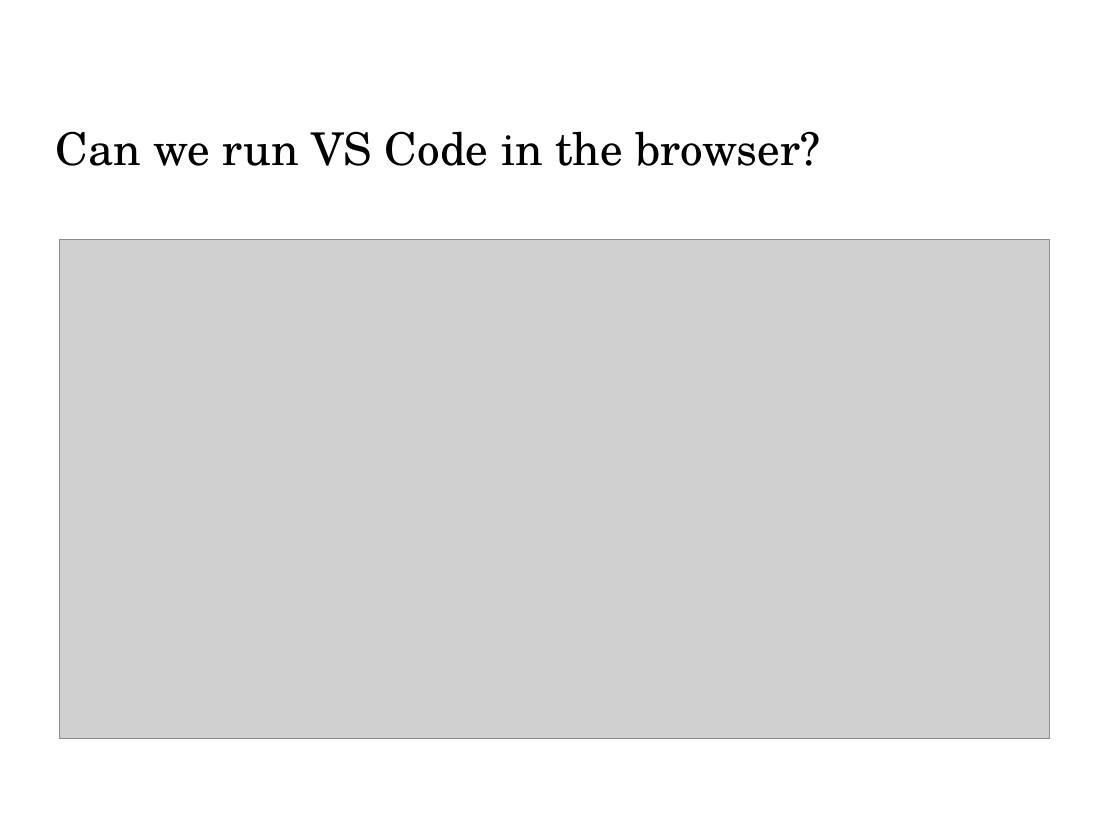
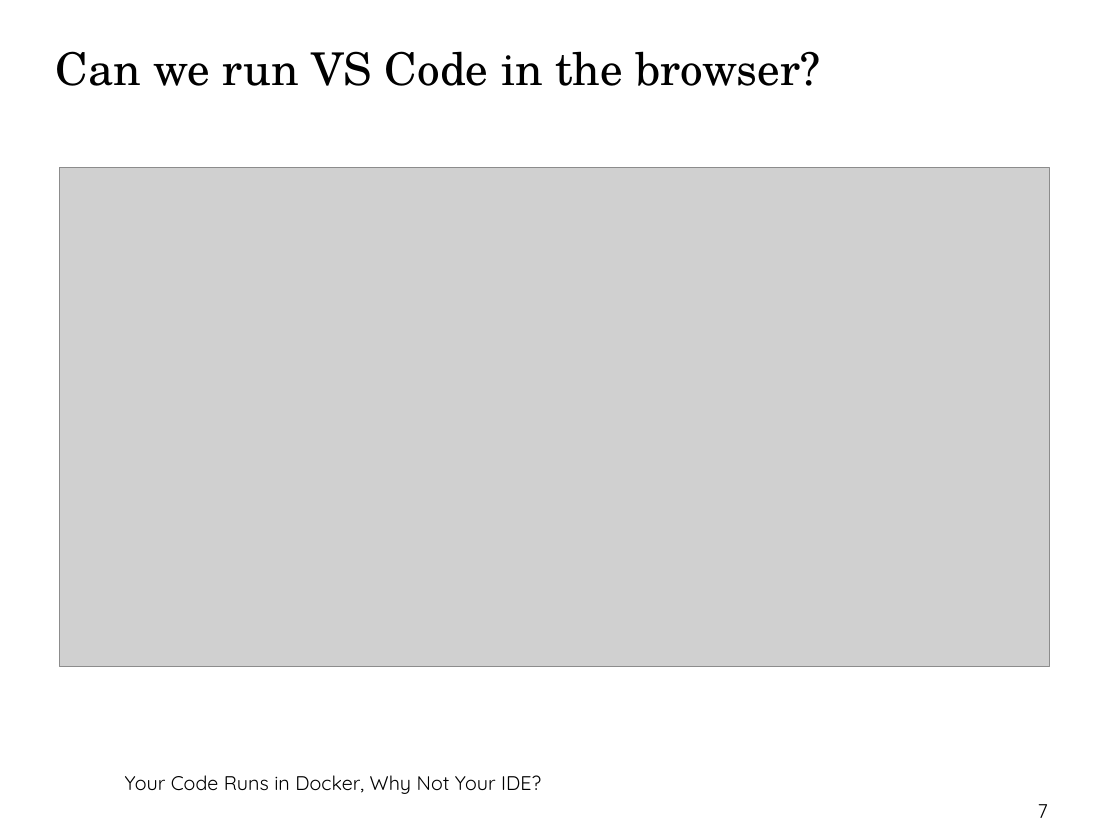
Before and after one commit to thbley/ide_in_docker, a slide deck: slide 7 of ide_in_docker_ipc.odp. Drawn at 1120x840 pixels with LibreOffice and Linux fonts; fonts in the diff are those of the drawing; grey boxes stand for pictures; background and template pictures are left out. Boxes give left, top, right and bottom in pixels: in the first picture for what was removed or moved away, otherwise in the second. Text is boxed around its words. In the diff, an @@ line names an element or a change of style, - is before the commit and + after.

Commit message:
updated slides with ipc layout

```diff
--- a/ide_in_docker_ipc.odp
+++ b/ide_in_docker_ipc.odp
@@ title "Can we run VS Code ...": place and size @@
-title "Can we run VS Code ..." at bbox=[56, 131, 821, 166]
+title "Can we run VS Code ..." at bbox=[56, 51, 821, 86]
@@ picture: place and size @@
-picture at bbox=[59, 240, 1050, 739]
+picture at bbox=[59, 168, 1050, 667]
@@ text "Your Code Runs in Docker, ..." at bbox=[125, 775, 541, 794]: text colour #FFFFFF to #000000 @@
@@ text "Your Code Runs in Docker, ...": place and size @@
-text "Your Code Runs in Docker, ..." at bbox=[25, 9, 686, 32]
+text "Your Code Runs in Docker, ..." at bbox=[125, 775, 541, 794]
@@ page number: place and size @@
-page number at bbox=[884, 807, 1084, 829]
+page number at bbox=[1038, 804, 1048, 818]
@@ page number at bbox=[1038, 804, 1048, 818]: text colour #FFFFFF to #000000 @@
```
Also in this commit, not shown: 19 other slides changed, 1 other file.
